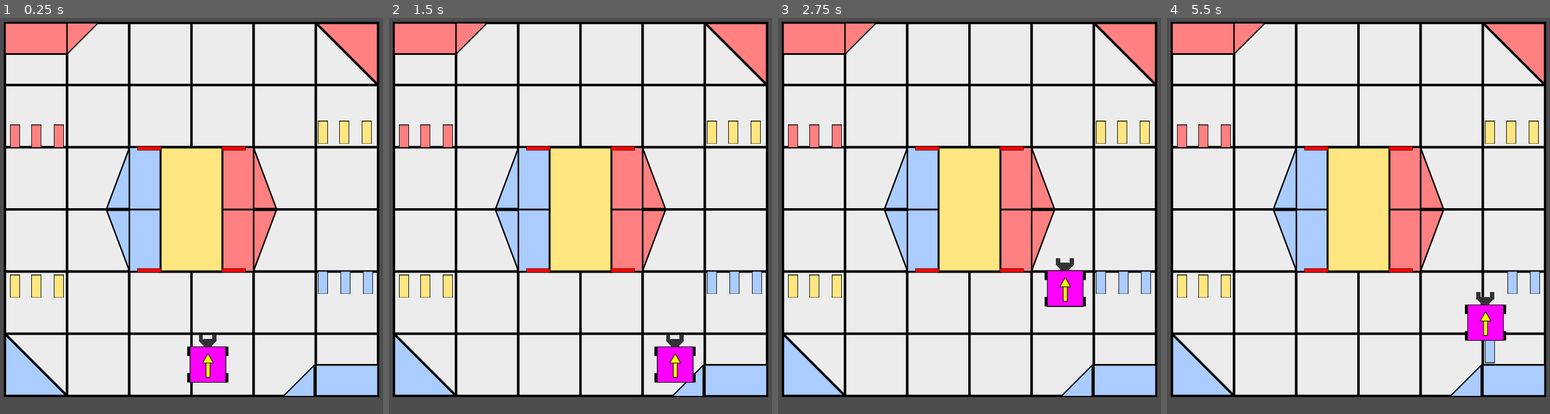
Above: before the commit, frames 1-4 (left to right).
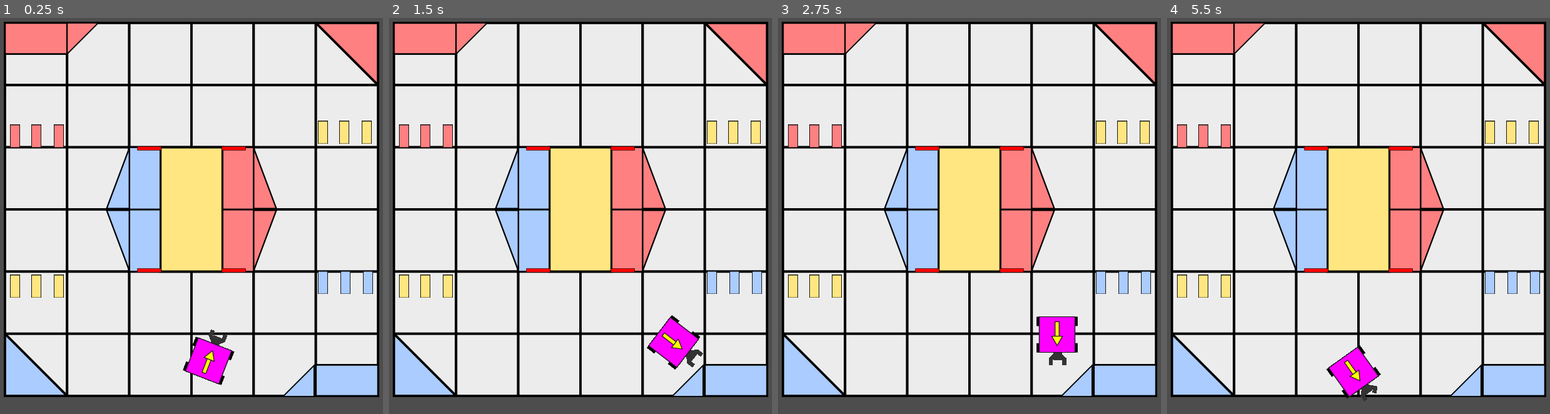
Above: after the commit, the same moments.

Repository: gjoshg/FTC-ITD-Sim
Game: Godot game, scene res://assets/scenes/main.tscn
Two runs of this game, one before a commit and one after it. Both use one fixed random seed, a clock stepped at 60 frames per second and the inputs below.
Inputs:
- Up to frame 1 (0.25 s): no input
- Up to frame 2 (1.5 s): no input
- Up to frame 3 (2.75 s): no input
- Up to frame 4 (5.5 s): no input

The runs differ from the first frame. In frame 1, 0.7% of the frame differs, in the area x 47-62%, y 78-93%; in frame 2, 1.4%; in frame 3, 2.1%; in frame 4, 2.4%, in the area x 41-89%, y 63-97%.

Commit message:
Update robot.gd
add odometry-inspired move and rotate in one command functionality

Diff:
--- a/assets/scenes/robot.gd
+++ b/assets/scenes/robot.gd
@@ -2,7 +2,7 @@
 
 
 
-enum COMMANDS {MOVEMENT, ROTATION, WAIT, ARM_MOVEMENT, ARM_ROTATION, CLAW_TOGGLE}
+enum COMMANDS {MOVEMENT, ROTATION, MOVE_AND_ROTATE, WAIT, ARM_MOVEMENT, ARM_ROTATION, CLAW_TOGGLE}
 enum CLAW_STATE{OPEN, CLOSE}
 var robotActions = []
 var movementSpeed = 100
@@ -63,25 +63,86 @@
 
 
 func blueRight():
-	moveRight(150)
-	moveForward(200)
-	moveRight(50)
-	moveForward(-200)
-	moveForward(200)
-	moveRight(30)
-	moveForward(-200)
-	moveForward(200)
-	moveRight(30)
-	moveForward(-200)
+	moveToPositionWithHeading(5, 5, 180)
+	moveRight(208)
+	moveForward(80)
+	setClawState(CLAW_STATE.OPEN)
+	setClawState(CLAW_STATE.CLOSE)
+	turn(-180)
+	moveForward(29)
+	setClawState(CLAW_STATE.OPEN)
+	moveBackward(15)
+	moveRight(10)
+	wait(2)
+	moveForward(15)
+	setClawState(CLAW_STATE.CLOSE)
+	moveRight(200)
+	turn(0)
+	moveForward(40)
+	setClawState(CLAW_STATE.OPEN)
+	moveBackward(10)
+	moveRight(230)
+	moveForward(10)
+	setClawState(CLAW_STATE.CLOSE)
+	turn(-180)
+	moveForward(40)
+	setClawState(CLAW_STATE.OPEN)
+	moveBackward(15)
+	moveRight(35)
+	wait(2)
+	moveForward(15)
+	setClawState(CLAW_STATE.CLOSE)
+	moveRight(200)
+	turn(0)
+	moveForward(40)
+	setClawState(CLAW_STATE.OPEN)
+	moveBackward(10)
+	moveRight(200)
+	moveForward(130)
+	moveRight(53)
+	moveBackward(150)
+	moveForward(20)
+	turn(-180)
+	moveRight(49)
+	wait(2)
+	moveForward(20)
+	setClawState(CLAW_STATE.CLOSE)
+	moveRight(170)
+	turn(0)
 	moveForward(50)
-	wait(3)
-	moveForward(-50)
+	setClawState(CLAW_STATE.OPEN)
+	moveBackward(40)
+	turn(-180)
+	moveLeft(180)
+	moveForward(30)
+
+pass
 
 func redLeft():
 	pass
 
 func redRight():
 	pass
+
+"""
+		Robot Functionality:
+			- moveForward(units) 	| move robot forwards
+			- moveBackward(units)	| move robot backwards
+			- moveLeft(units)		| move robot left
+			- moveRight(units)		| move robot right
+			- moveToPointWithHeading(# horizontal tiles, # vertical tiles, degrees)
+									| move over x tiles, move down y tiles, and rotate n degrees
+			- setClawState(CLAW_STATE.OPEN or CLAW_STATE.CLOSE)
+									| OPENs or CLOSEs robot claw
+
+			- setLiftTargetPosition(units)
+									| Sets arm length
+			- wait (seconds)		| Makes robot do nothing
+			- turn (degrees)		| Turns to heading
+"""
+
+func moveToPositionWithHeading(x, y, degrees):
+	robotActions.push_back({type = COMMANDS.MOVE_AND_ROTATE, value = {x = (100*x-300), y =  100*y-300, degrees = degrees - 360 if degrees > 180 else degrees}, distanceToTravel = -1})
 
 func setClawState(state: CLAW_STATE):
 	robotActions.push_back({type = COMMANDS.CLAW_TOGGLE, value = state})
@@ -163,6 +224,28 @@
 					childSample.reparent(claw)
 					childSample.position = claw.position - Vector2(0, 20) # lucky number 20
 			robotActions.pop_front()
+		elif activeCommand.type == COMMANDS.MOVE_AND_ROTATE:
+			var targetX = activeCommand.value.x
+			var targetY = activeCommand.value.y
+			var targetRotation = activeCommand.value.degrees
+			if activeCommand.distanceToTravel == -1:
+				activeCommand.distanceTraveled = 0.0
+				activeCommand.distanceToTravel = Vector2(targetX, targetY).distance_to(position)
+			# checking if x, y, and rotation are at targeted values or if it has traveled "enough" distance
+			if (isInBounds(position.x, targetX, positionalEpsilon) and isInBounds(position.y, targetY, positionalEpsilon) or (activeCommand.distanceTraveled + positionalEpsilon >= activeCommand.distanceToTravel)) and isInBounds(rotation_degrees, targetRotation, rotationalEpsilon):
+				robotActions.pop_front()
+			else:
+				# wrote with the help of Mr. Dereck
+				if activeCommand.distanceTraveled + positionalEpsilon <= activeCommand.distanceToTravel:
+					var newPosition = position.move_toward(Vector2(targetX, targetY), movementSpeed * delta)
+					activeCommand.distanceTraveled += newPosition.distance_to(position)
+					position = newPosition
+
+				if not isInBounds(rotation_degrees, targetRotation, rotationalEpsilon):
+					if rotation_degrees < targetRotation:
+						rotation_degrees += rotationSpeed * delta
+					else:
+						rotation_degrees -= rotationSpeed * delta
 
 
 	# needed to push rigidbodies
@@ -171,9 +254,11 @@
 		if c.get_collider() is RigidBody2D:
 			c.get_collider().apply_central_impulse(-c.get_normal() * robotWeight)
 
-
 	move_and_slide()
 
+
+func isInBounds(val1, val2, epsilon):
+	return val1 - epsilon <= val2 and val2 <= val1 + epsilon
 
 func _on_arm_body_entered(body: Node) -> void:
 	pass
